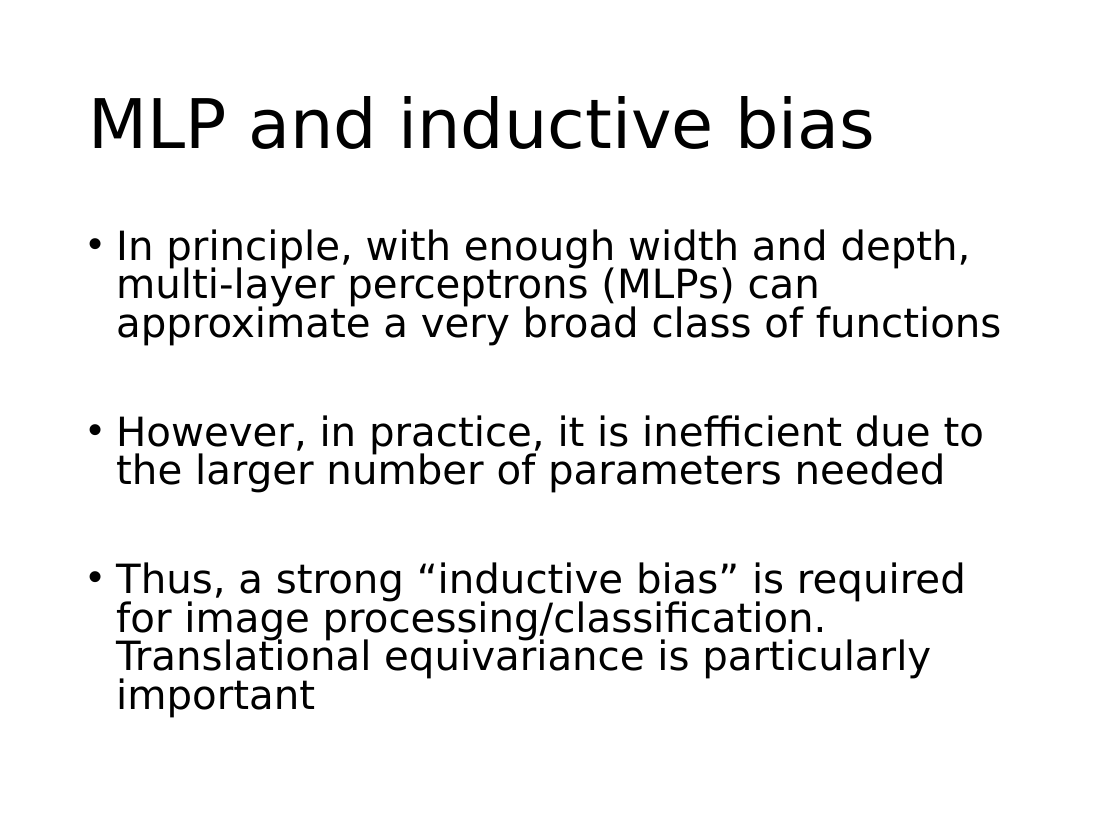
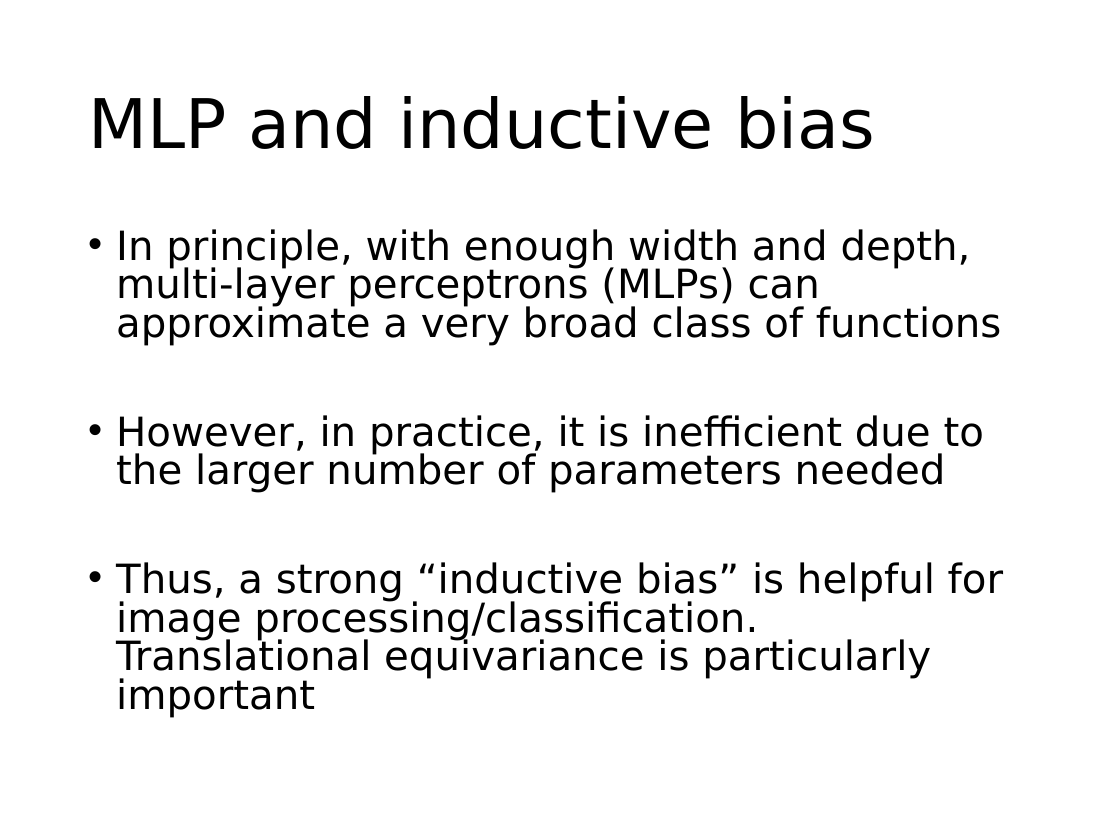
Before and after one commit to phywjs/phywjs.github.io, a slide deck: slide 4 of AIS5103/ML-slide-7.pptx. Drawn at 1120x840 pixels with LibreOffice and Linux fonts; fonts in the diff are those of the drawing. Boxes give left, top, right and bottom in pixels: in the first picture for what was removed or moved away, otherwise in the second. Text is boxed around its words. In the diff, an @@ line names an element or a change of style, - is before the commit and + after.

```diff
--- a/AIS5103/ML-slide-7.pptx
+++ b/AIS5103/ML-slide-7.pptx
@@ text at (x1=116, y1=562, x2=1003, y2=718): text changed @@
-• Thus, a strong “inductive bias” is required for image processing/classification. Translational equivariance is particularly important
+• Thus, a strong “inductive bias” is helpful for image processing/classification. Translational equivariance is particularly important
```
Also in this commit, not shown: 4 other slides changed, 2 slides added, 1 slide removed, 3 other files.
